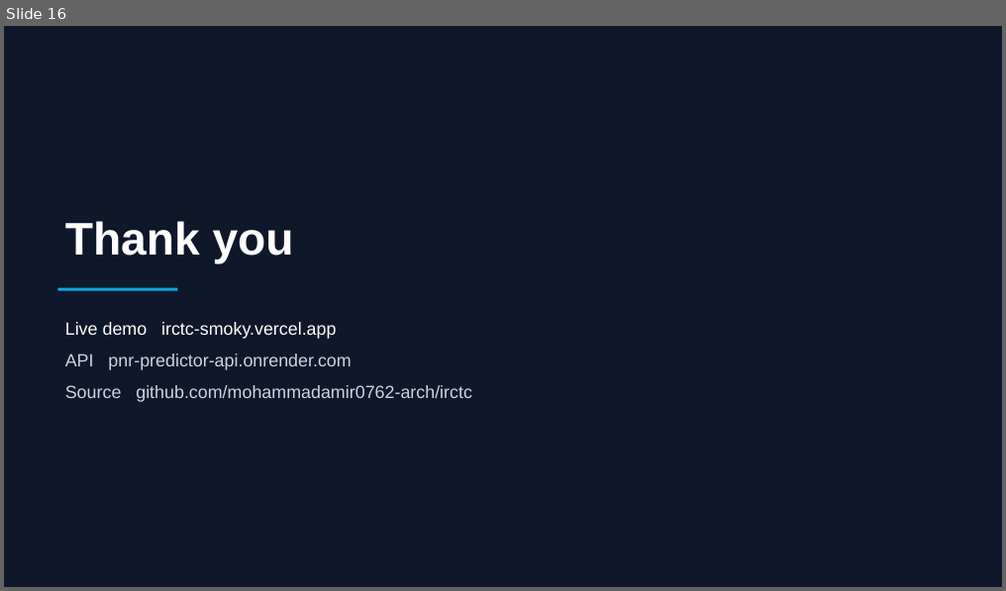
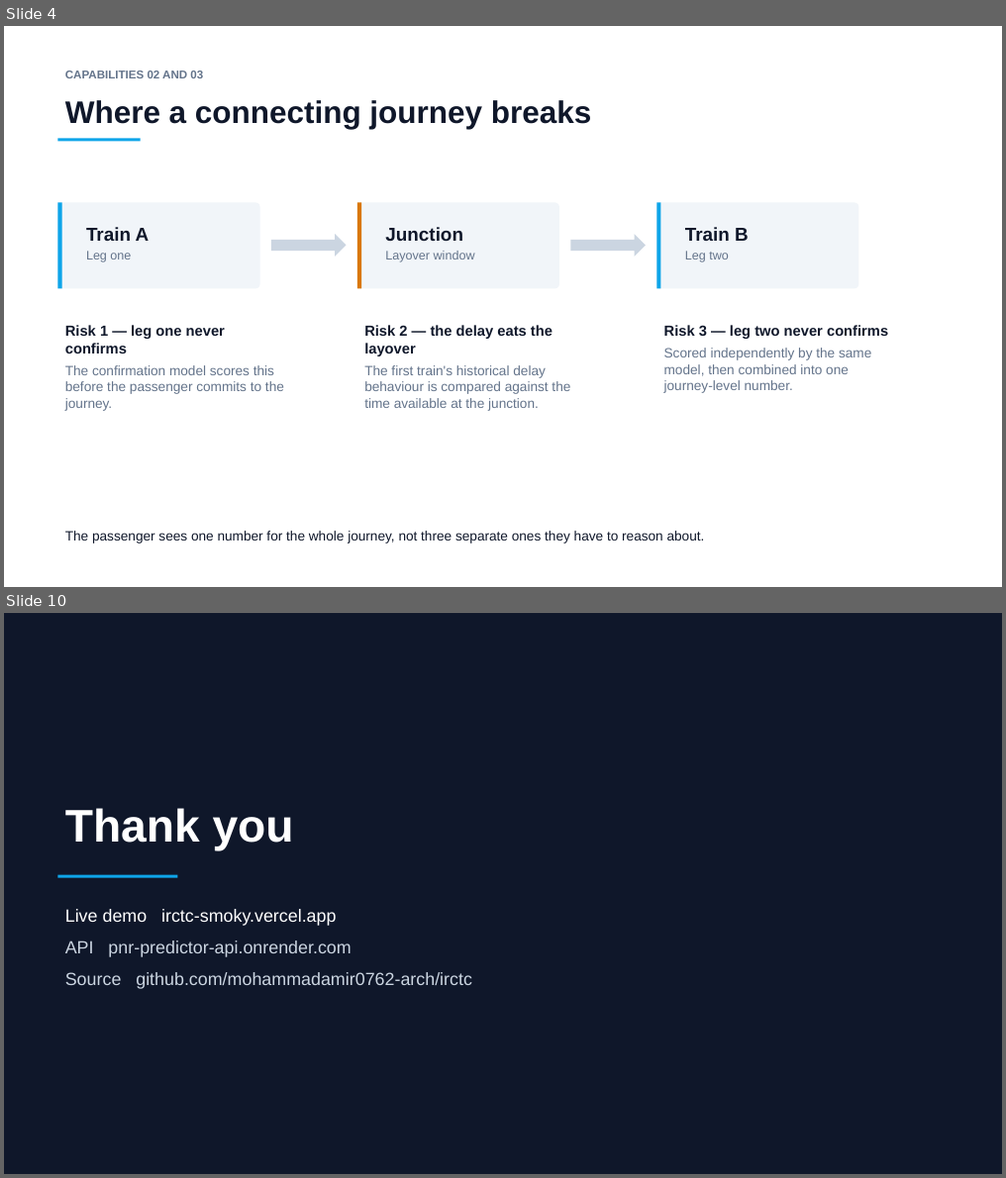
Before and after one commit to mohammadamir0762-arch/irctc, a slide deck: PS91_Presentation.pptx. Shown one above the other, each under a label of ours: slide 16 before the commit, slides 4 and 10 after it; the slides between them are not shown. The pictures are 1006x591 and 1006x1178 pixels, drawn with LibreOffice and Linux fonts; fonts in the diff are those of the drawing. Boxes give left, top, right and bottom in pixels: in the first picture for what was removed or moved away, otherwise in the second. Text is boxed around its words. In the diff, an @@ line names an element or a change of style, - is before the commit and + after.

```diff
--- a/PS91_Presentation.pptx
+++ b/PS91_Presentation.pptx
@@ slide 4 added at [4,26,1002,587], background #FFFFFF @@
@@ text added at [65,71,203,78], 11 pt, text #64748B, bold @@
+CAPABILITIES 02 AND 03
@@ text added at [65,100,591,129], 30 pt, text #0F172A, bold @@
+Where a connecting journey breaks
@@ rectangle added at [57,138,141,141], fill #0EA5E9 @@
@@ rounded rectangle added at [57,202,260,288], fill #F1F5F9 @@
@@ rectangle added at [57,202,62,288], fill #0EA5E9 @@
@@ rounded rectangle added at [357,202,559,288], fill #F1F5F9 @@
@@ rectangle added at [357,202,361,288], fill #D97706 @@
@@ rounded rectangle added at [656,202,859,288], fill #F1F5F9 @@
@@ rectangle added at [656,202,661,288], fill #0EA5E9 @@
@@ text added at [86,227,150,263], 18 pt, text #0F172A, bold @@
+Train A
+Leg one
@@ text added at [385,227,475,263], 12 pt, text #64748B @@
+Junction
+Layover window
@@ text added at [685,227,748,263], 18 pt, text #0F172A, bold @@
+Train B
+Leg two
@@ right arrow added at [271,234,347,257], fill #CBD5E1 @@
@@ right arrow added at [570,234,646,257], fill #CBD5E1 @@
@@ text added at [65,325,284,411], 13 pt, text #64748B @@
+Risk 1 — leg one never confirms
+The confirmation model scores this before the passenger commits to the journey.
@@ text added at [364,325,570,411], 13 pt, text #64748B @@
+Risk 2 — the delay eats the layover
+The first train's historical delay behaviour is compared against the time available at the junction.
@@ text added at [664,325,888,393], 13 pt, text #64748B @@
+Risk 3 — leg two never confirms
+Scored independently by the same model, then combined into one journey-level number.
@@ text added at [65,531,705,544], 13 pt, text #0F172A @@
+The passenger sees one number for the whole journey, not three separate ones they have to reason about.
@@ what was slide 16 is now slide 10 @@
```
Also in this commit, not shown: 4 slides changed, 4 other slides added, 11 slides removed, 1 other file.
